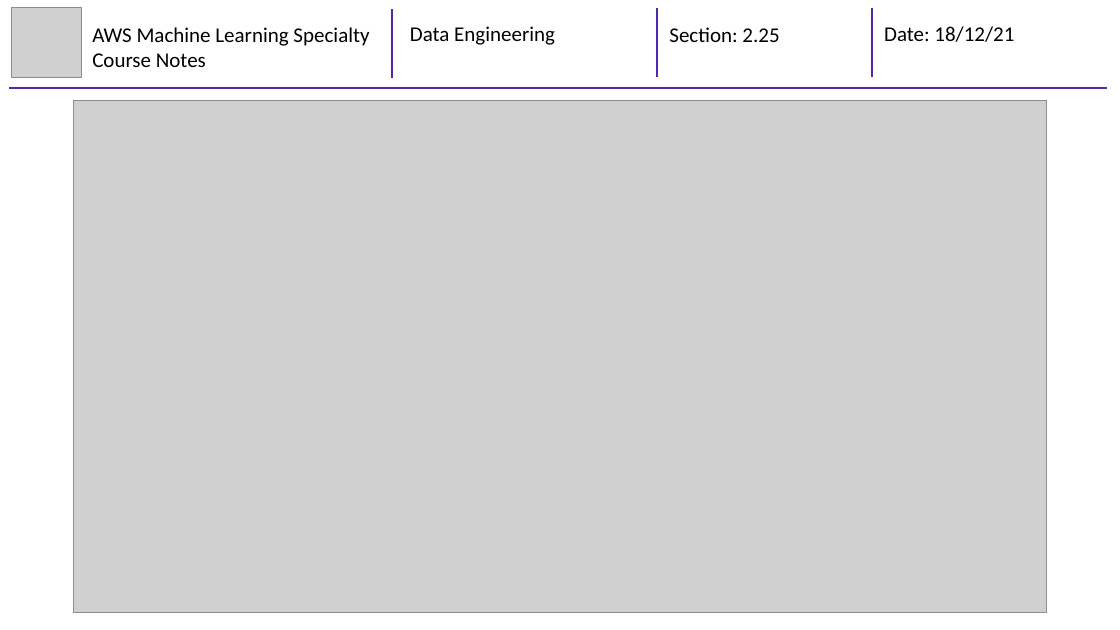
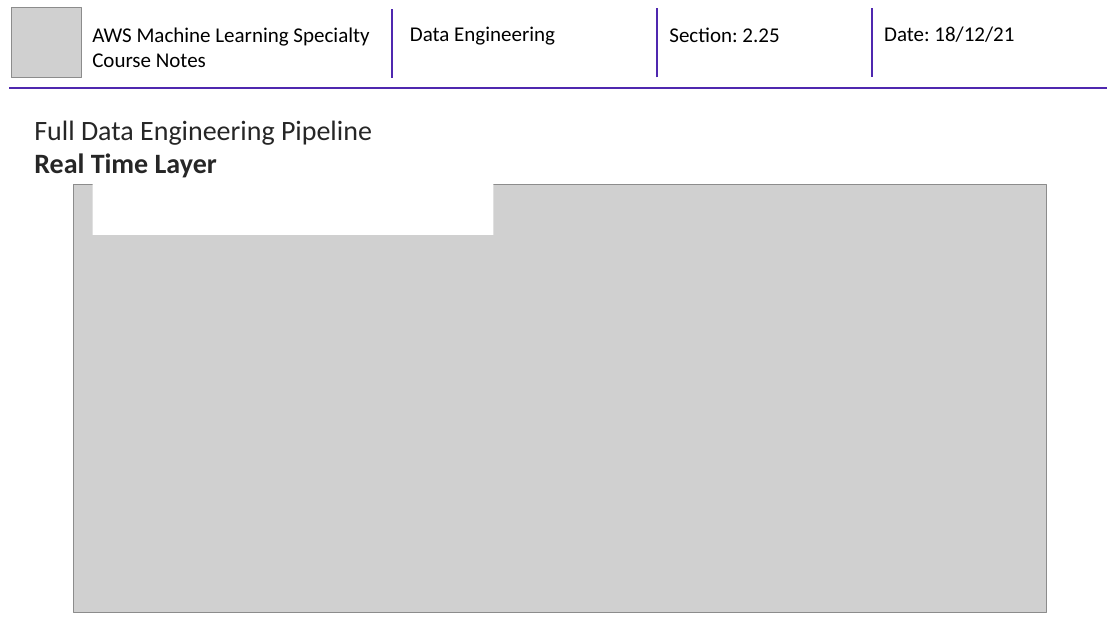
Before and after one commit to mhaythornthwaite/Testing_ML_Algorithms, a slide deck: slide 22 of AWS Machine Learning Specialty/Course Notes/2_MJH_Data_Engineering_Course_Notes.pptx (slide 18 before the commit). Drawn at 1120x630 pixels with LibreOffice and Linux fonts; fonts in the diff are those of the drawing; grey boxes stand for pictures. Boxes give left, top, right and bottom in pixels: in the first picture for what was removed or moved away, otherwise in the second. Text is boxed around its words. In the diff, an @@ line names an element or a change of style, - is before the commit and + after.

```diff
--- a/AWS Machine Learning Specialty/Course Notes/2_MJH_Data_Engineering_Course_Notes.pptx
+++ b/AWS Machine Learning Specialty/Course Notes/2_MJH_Data_Engineering_Course_Notes.pptx
@@ text added at (34,120,372,178), 24 pt, text #262626 @@
+Full Data Engineering Pipeline
+Real Time Layer
@@ rectangle added at (92,170,493,235), fill #FFFFFF @@
@@ picture: place and size @@
-picture at (74,100,1047,613)
+picture at (74,185,1047,613)
```
Also in this commit, not shown: 9 other slides changed, 4 slides added.
